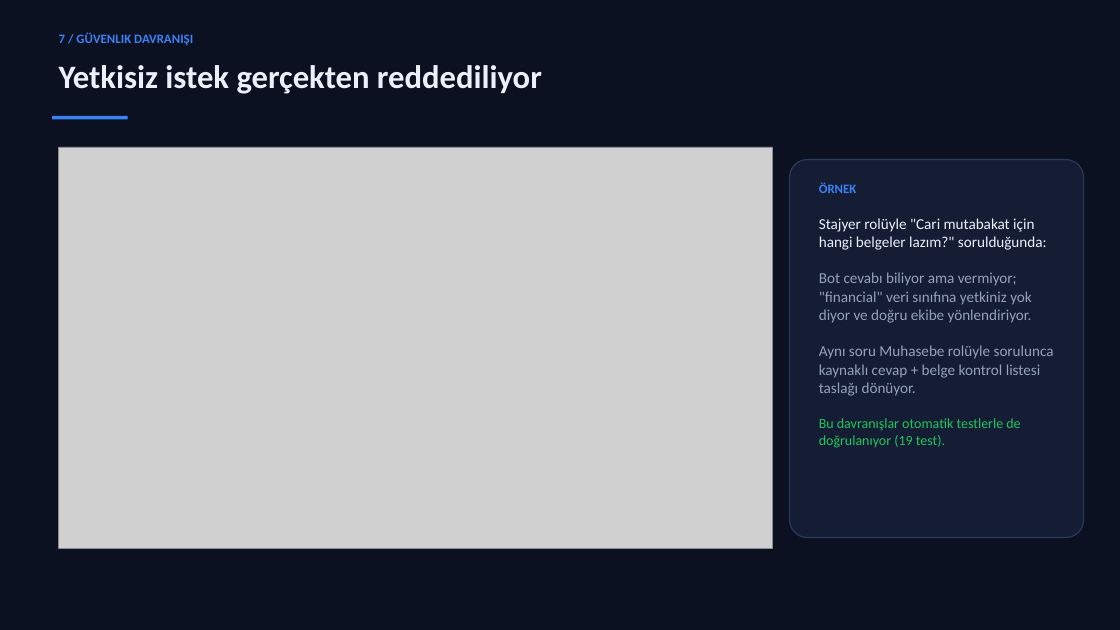
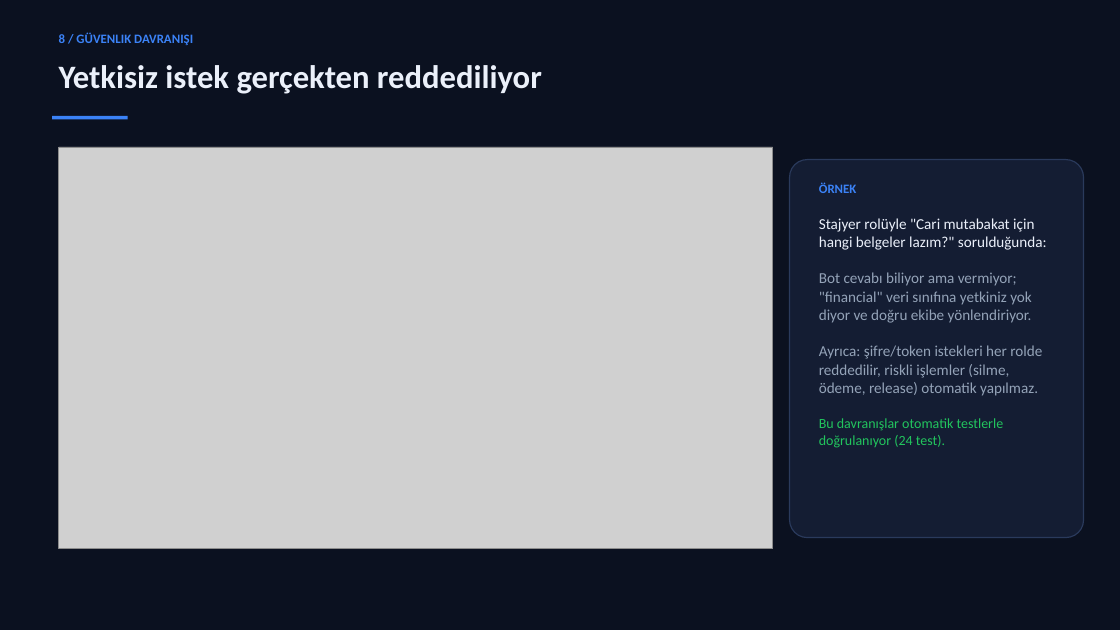
Before and after one commit to Emirdumn/vmind-orchestration, a slide deck: slide 9 of outputs/VMind-Agentic-Operations-Hub-Sunum.pptx (slide 8 before the commit). Drawn at 1120x630 pixels with LibreOffice and Linux fonts; fonts in the diff are those of the drawing; grey boxes stand for pictures. Boxes give left, top, right and bottom in pixels: in the first picture for what was removed or moved away, otherwise in the second. Text is boxed around its words. In the diff, an @@ line names an element or a change of style, - is before the commit and + after.

```diff
--- a/outputs/VMind-Agentic-Operations-Hub-Sunum.pptx
+++ b/outputs/VMind-Agentic-Operations-Hub-Sunum.pptx
@@ text at [59, 33, 193, 45]: text changed @@
-7 / GÜVENLIK DAVRANIŞI
+8 / GÜVENLIK DAVRANIŞI
@@ text at [819, 345, 1042, 448]: text changed @@
-Aynı soru Muhasebe rolüyle sorulunca kaynaklı cevap + belge kontrol listesi taslağı dönüyor.
-Bu davranışlar otomatik testlerle de doğrulanıyor (19 test).
+Ayrıca: şifre/token istekleri her rolde reddedilir, riskli işlemler (silme, ödeme, release) otomatik yapılmaz.
+Bu davranışlar otomatik testlerle doğrulanıyor (24 test).
```
Also in this commit, not shown: 10 other slides changed, 2 slides added, 1 slide removed, 30 other files.
